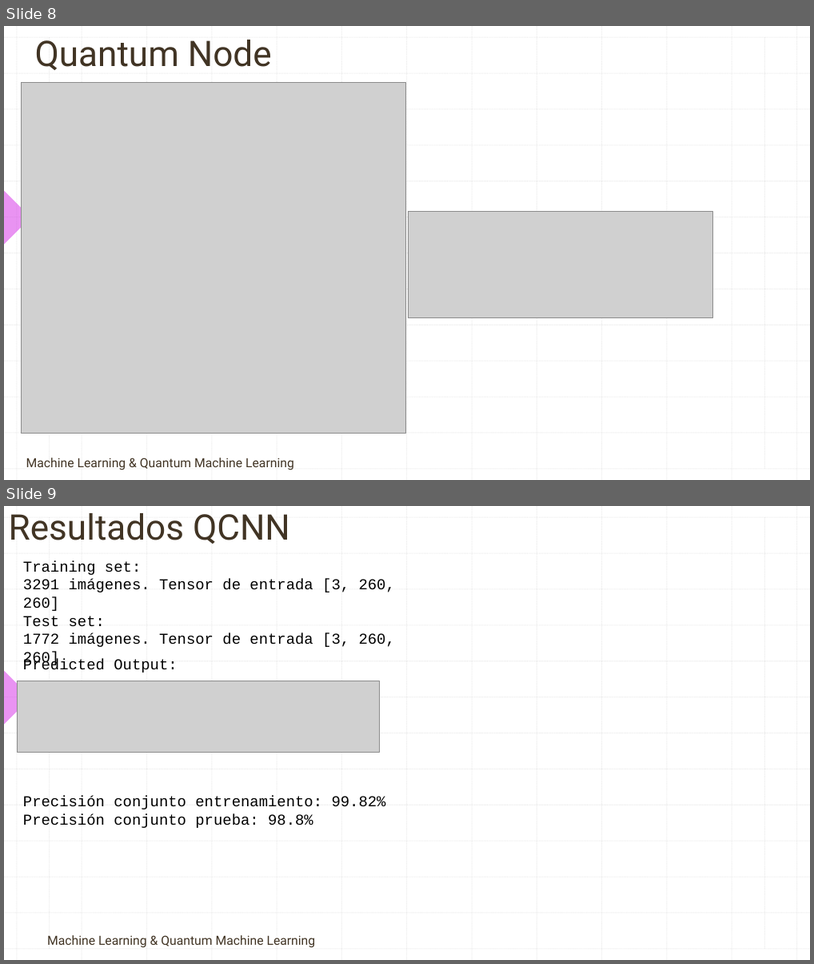
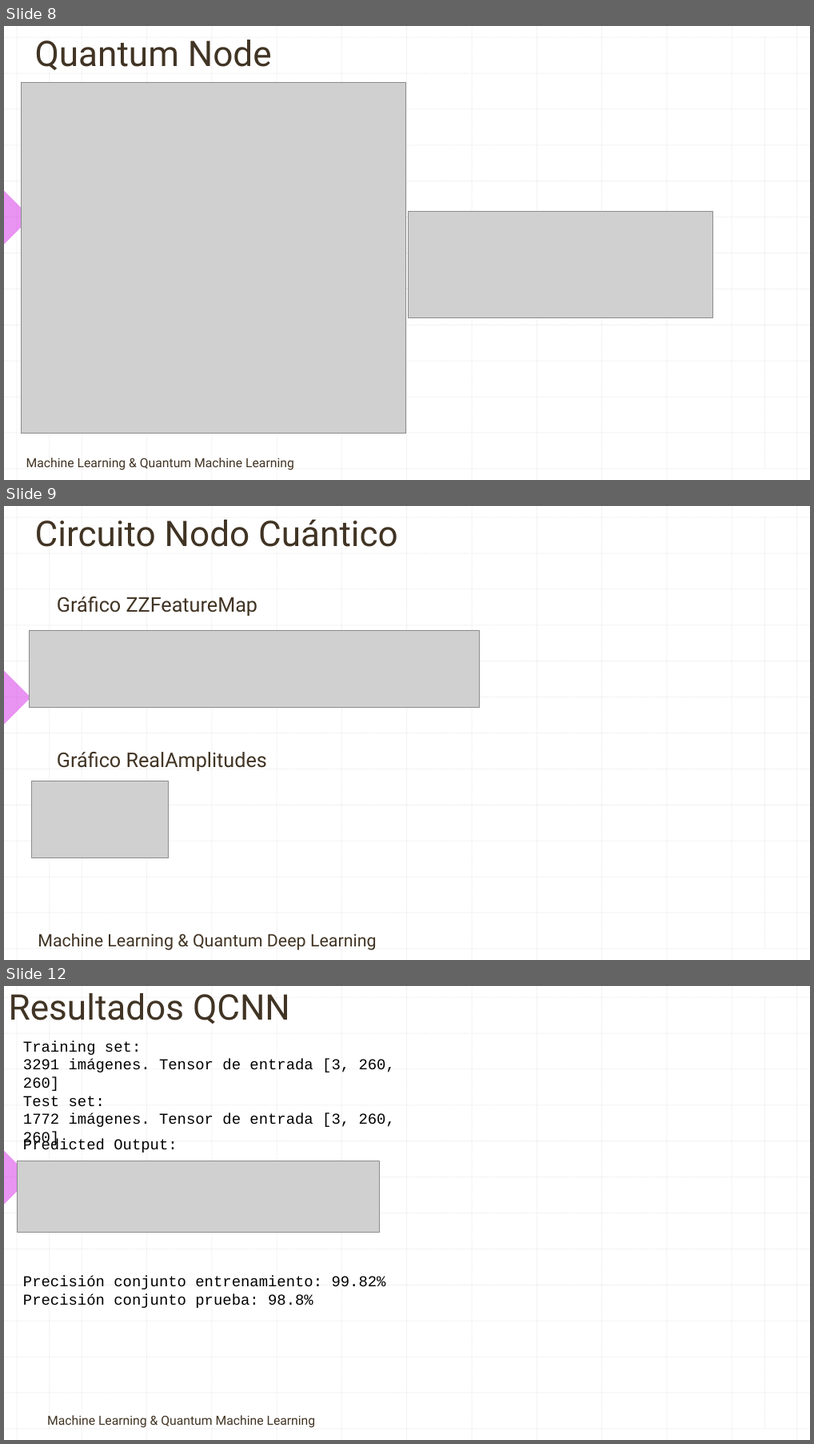
Before and after one commit to contepablod/QCNNCancerBinaryClassifier, a slide deck: Clasificador Cancerígeno por Imagenes.pptx. Shown one above the other, each under a label of ours: slides 8 and 9 before the commit, slides 8, 9 and 12 after it; the slides between them are not shown. The pictures are 814x964 and 814x1444 pixels, drawn with LibreOffice and Linux fonts; fonts in the diff are those of the drawing; grey boxes stand for pictures; background and template pictures are left out. Boxes give left, top, right and bottom in pixels: in the first picture for what was removed or moved away, otherwise in the second. Text is boxed around its words. In the diff, an @@ line names an element or a change of style, - is before the commit and + after.

```diff
--- a/Clasificador Cancerígeno por Imagenes.pptx
+++ b/Clasificador Cancerígeno por Imagenes.pptx
@@ slide 9 added at (4, 506, 810, 960), background picture (left out); not listed: 29 template elements that a slide beside it also shows @@
@@ title added at (35, 520, 398, 547), 42 pt, text #413424 @@
+Circuito Nodo Cuántico
@@ text added at (57, 596, 258, 616), 24 pt, text #413424 @@
+Gráfico ZZFeatureMap
@@ picture added at (29, 630, 479, 708) @@
@@ text added at (57, 752, 267, 771), 24 pt, text #413424 @@
+Gráfico RealAmplitudes
@@ picture added at (32, 780, 168, 858) @@
@@ text added at (38, 933, 377, 950), 20.4 pt, text #413424 @@
+Machine Learning & Quantum Deep Learning
@@ what was slide 9 is now slide 12 @@
```
Also in this commit, not shown: 3 slides changed, 2 other slides added.
